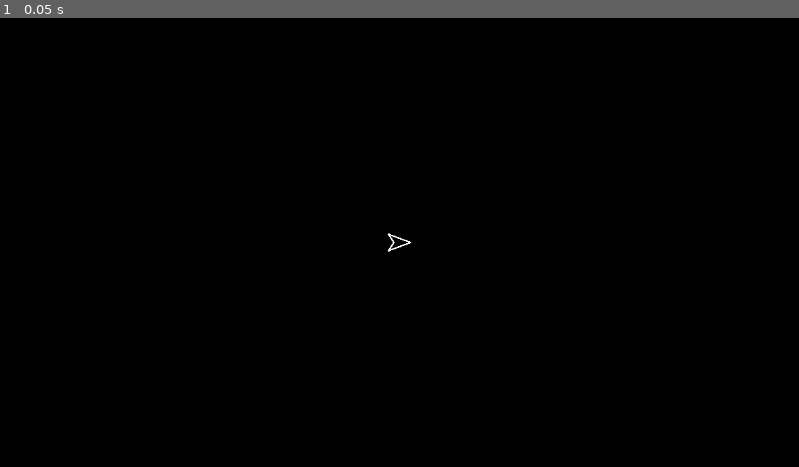
Above: before the commit, frame 1.
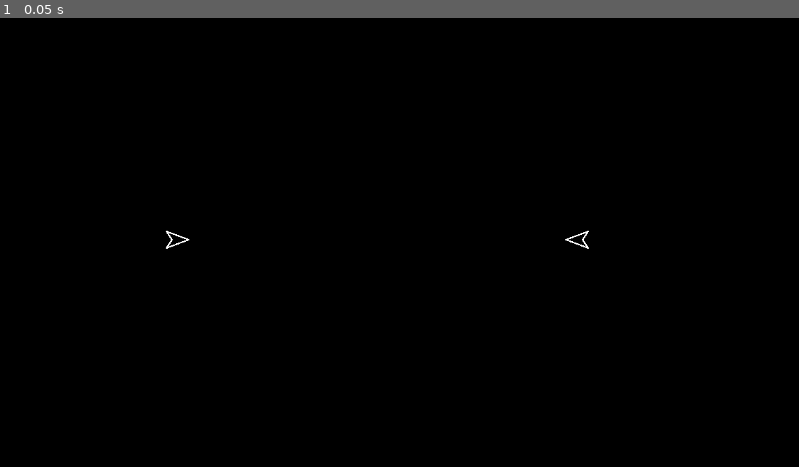
Above: after the commit, the same moment.

Repository: Eliasdbr/Spacewar
Game: Godot game, scene res://main.tscn
The game is run twice, just before and just after one commit, with the same random seed, the same clock (stepped at 60 frames per second) and the same inputs.
Inputs:
- Up to frame 1 (0.05 s): no input

The runs differ from the first frame. In frame 1, 0.1% of the frame differs, in the area x 20-74%, y 47-53%.

Commit message:
2-player added

Diff:
--- a/gameplay.tscn
+++ b/gameplay.tscn
@@ -7,4 +7,9 @@
 [node name="Environment" type="Node2D" parent="."]
 
 [node name="PlayerShip" parent="Environment" instance=ExtResource("1_xbv2a")]
-position = Vector2(576, 324)
+position = Vector2(256, 320)
+
+[node name="PlayerShip2" parent="Environment" instance=ExtResource("1_xbv2a")]
+position = Vector2(832, 320)
+rotation = 3.14159
+player_number = 2
--- a/projectiles/projectile.gd
+++ b/projectiles/projectile.gd
@@ -14,6 +14,9 @@
 
 func _ready():
 	movement.velocity = direction.normalized() * speed
+	if (owner_ship and owner_ship is Ship):
+		var ship_movement = owner_ship.find_child("Movement")
+		movement.velocity += ship_movement.velocity
 
 func _process(delta):
 	if distance_reached >= p_range:
--- /dev/null
+++ b/ships/player_ship.gd
@@ -0,0 +1,11 @@
+extends Ship
+
+@export_range(1, 2) var player_number: int = 1
+
+@onready var tank_controls = $TankControls
+
+
+# Called when the node enters the scene tree for the first time.
+func _ready():
+	#super()
+	tank_controls.player = player_number
--- a/ships/player_ship.tscn
+++ b/ships/player_ship.tscn
@@ -1,6 +1,7 @@
-[gd_scene load_steps=5 format=3 uid="uid://bch4654g3qccc"]
+[gd_scene load_steps=6 format=3 uid="uid://bch4654g3qccc"]
 
 [ext_resource type="PackedScene" uid="uid://blikhrhwf2smn" path="res://ships/ship.tscn" id="1_onnj3"]
+[ext_resource type="Script" path="res://ships/player_ship.gd" id="2_nirkv"]
 [ext_resource type="Script" path="res://components/tank_controls.gd" id="2_yeqfe"]
 [ext_resource type="PackedScene" uid="uid://drm8s2nknmxay" path="res://projectiles/projectile.tscn" id="3_yx8d0"]
 
@@ -8,6 +9,8 @@
 radius = 12.0
 
 [node name="PlayerShip" instance=ExtResource("1_onnj3")]
+script = ExtResource("2_nirkv")
+player_number = 1
 
 [node name="Movement" parent="." index="1"]
 friction_factor = 0.0
